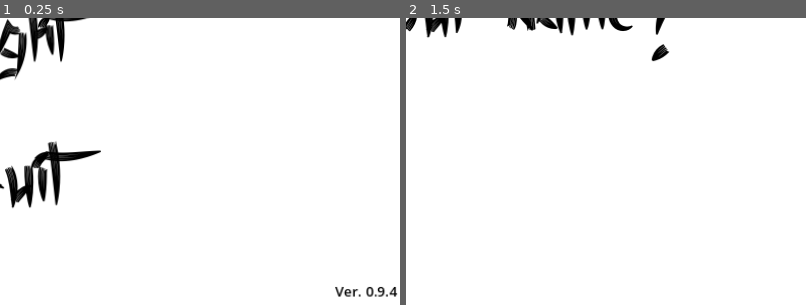
Above: before the commit, frames 1-2 (left to right).
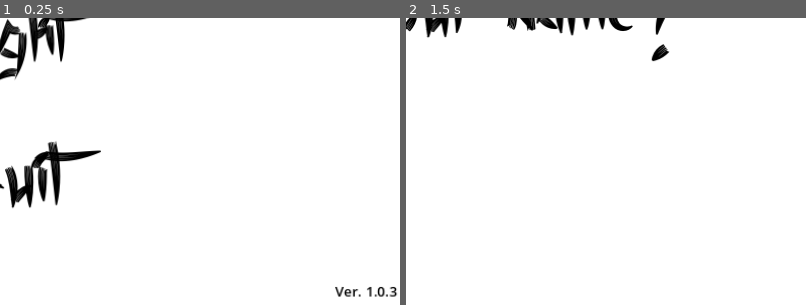
Above: after the commit, the same moments.

Repository: pseudonym07/renshu-main
Game: Godot game, scene res://MainMenu.tscn
The game is run twice, just before and just after one commit, with the same random seed, the same clock (stepped at 60 frames per second) and the same inputs.
Inputs (mouse positions are % of the whole screen's width and height, from its top left):
- Up to frame 1 (0.25 s): no input
- Up to frame 2 (1.5 s): click "Fight" at 0.5 s; click (50, 65) at 1.27 s; type "12" at 1.35 s
The pictures show only the part of the screen within x 50-100%, y 50-100%; the shares and areas given below are measured in that part.

The runs differ from the first frame. In frame 1, 0.1% of the frame differs, in the area x 91-100%, y 93-98%; in frame 2, nothing differs.

Commit message:
Updated version info
Game is finished.

This is the game in it's first version. I need to add animations and transitions, but for the most part the game is done.

One problem:

When you mash a button it skips like crazy so I gotta come up with a way to where the player can mash a button but the game goes at the pace you normally would go waiting for each animation to finish and sytem prompt.

Diff:
--- a/MainMenu.tscn
+++ b/MainMenu.tscn
@@ -31,7 +31,7 @@
 offset_right = 920.0
 offset_bottom = 663.0
 theme_override_colors/font_color = Color(0, 0, 0, 1)
-text = "Ver. 0.9.4"
+text = "Ver. 1.0.3"
 
 [node name="F Screen Warning" type="Label" parent="."]
 offset_top = 637.0
